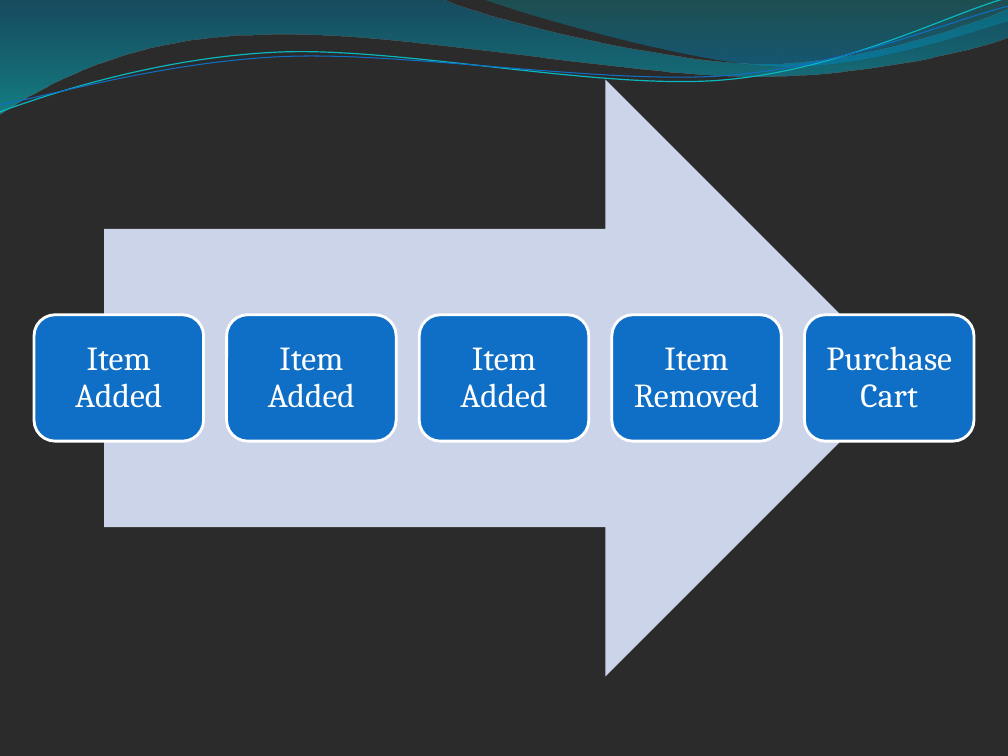
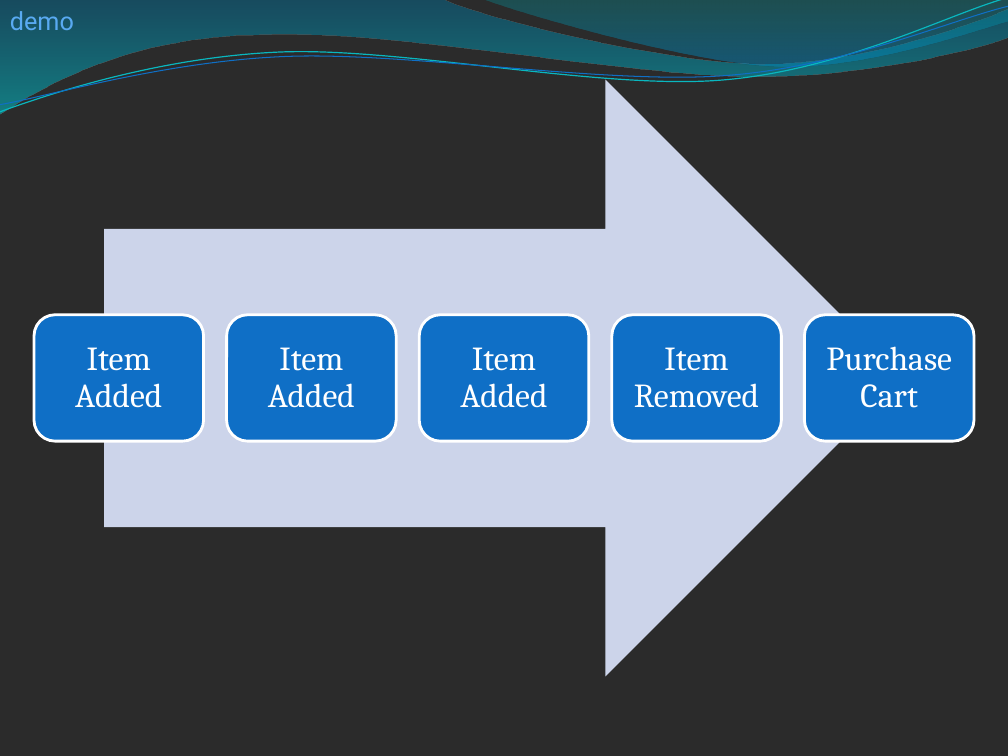
Before and after one commit to ketiko/CQRS.Presentation, a slide deck: slide 18 of Presentation/CQRS.pptx. Drawn at 1008x756 pixels with LibreOffice and Linux fonts; fonts in the diff are those of the drawing; background and template pictures are left out; a plain dark background stands for a picture behind light text. Boxes give left, top, right and bottom in pixels: in the first picture for what was removed or moved away, otherwise in the second. Text is boxed around its words. In the diff, an @@ line names an element or a change of style, - is before the commit and + after.

```diff
--- a/Presentation/CQRS.pptx
+++ b/Presentation/CQRS.pptx
@@ text added at (10, 11, 74, 30), 18 pt, text #59AAF2 @@
+demo
```
Also in this commit, not shown: 1 other slide changed.
